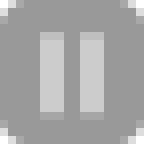
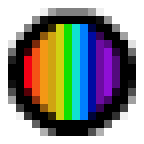
The second 144px x 144px image is a revision of the first. Changes to its layers:
added layer "Layer" above "Pasted Layer #6" over [24, 24, 120, 120]
added layer "Pasted Layer #6" above "Pasted Layer#5" over [8, 8, 136, 136]
hid "Pasted Layer#3" over [40, 32, 104, 120]
hid "New Layer" over [0, 0, 144, 144]
